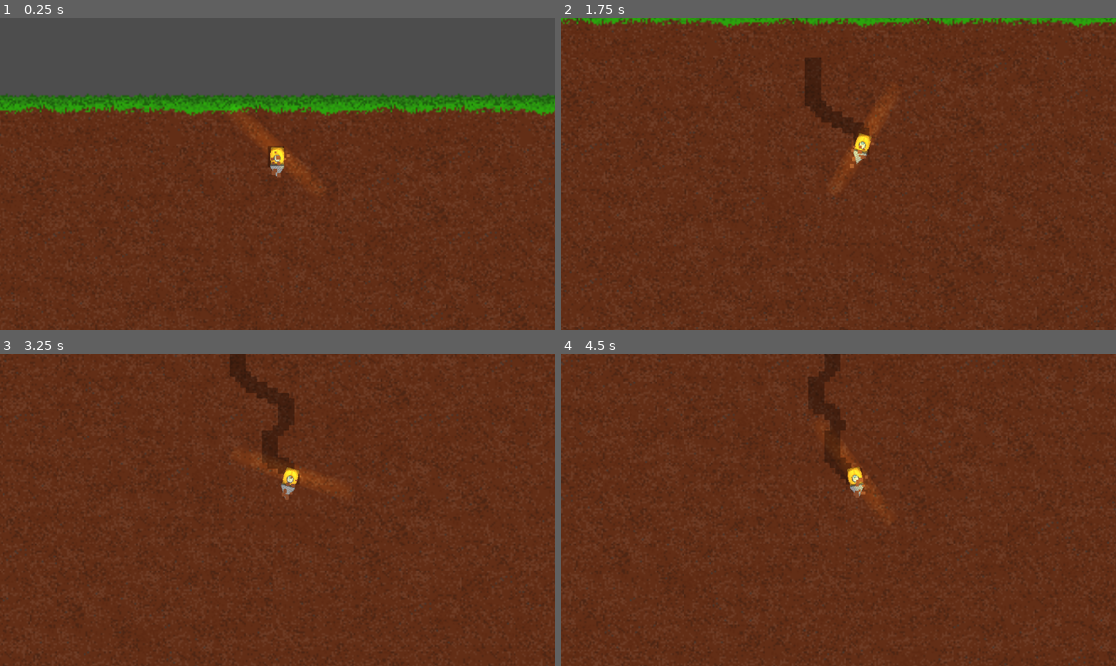
Above: before the commit, frames 1-4 (two rows, left to right).
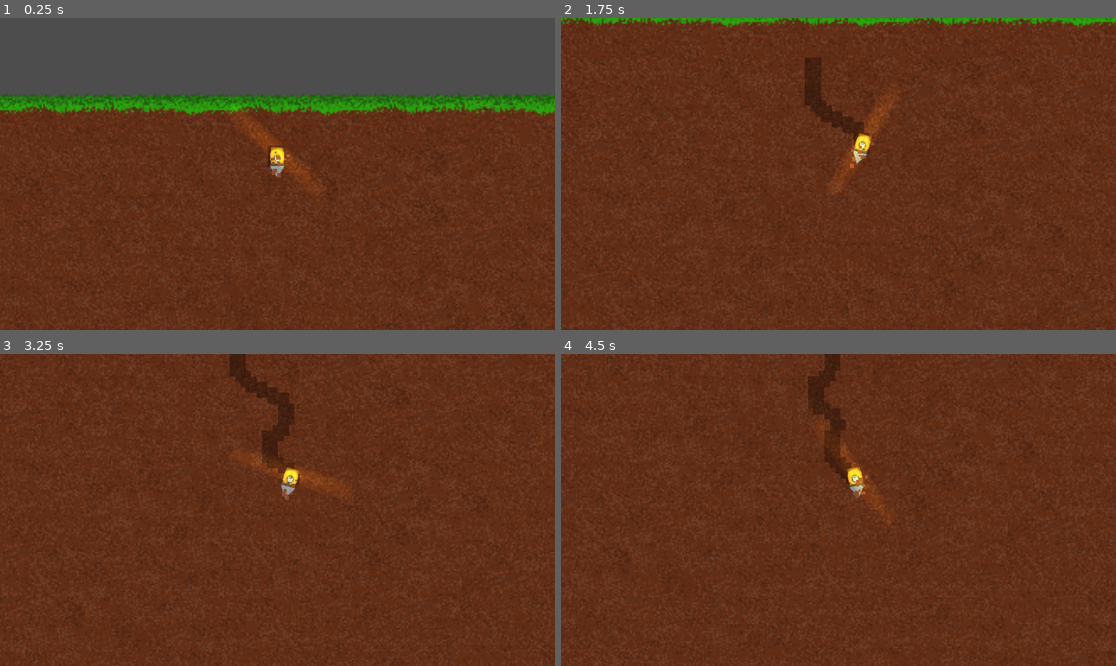
Above: after the commit, the same moments.

Repository: F1ejm/Bratislava_GameJam
Game: Godot game, scene res://Main/Main.tscn
Two runs of this game, one before a commit and one after it. Both use one fixed random seed, a clock stepped at 60 frames per second and the inputs below.
Inputs (mouse positions are in pixels of both pictures, inside the frame that each line leads up to):
- Up to frame 1 (0.25 s): no input
- Up to frame 2 (1.75 s): move the mouse to (960, 158) at 0.52 s; move the mouse to (727, 189) at 1.27 s
- Up to frame 3 (3.25 s): move the mouse to (333, 441) at 2.02 s; move the mouse to (249, 572) at 2.77 s
- Up to frame 4 (4.5 s): move the mouse to (1005, 556) at 3.52 s; move the mouse to (672, 463) at 4.27 s

The runs differ from the first frame. In frame 1, less than 0.1% of the frame differs, in the area x 1-88%, y 28-68%; in frame 2, less than 0.1%; in frame 3, less than 0.1%; in frame 4, less than 0.1%, in the area x 2-98%, y 5-70%.

Commit message:
good job blow job

Diff:
--- a/Main/Main.tscn
+++ b/Main/Main.tscn
@@ -7,6 +7,12 @@
 [ext_resource type="PackedScene" uid="uid://bbnb0dj0jfa7e" path="res://background/back/background.tscn" id="3_amygn"]
 [ext_resource type="PackedScene" uid="uid://yxfr0kw4eqgt" path="res://Main/StoneSpawner.tscn" id="4_ps1la"]
 [ext_resource type="PackedScene" uid="uid://b4xyqh8b3xpph" path="res://UI/upgrade.tscn" id="5_6aewd"]
+[ext_resource type="Texture2D" uid="uid://devg5dioucfib" path="res://grafiki/budynek.png" id="8_h5g1y"]
+[ext_resource type="Texture2D" uid="uid://btt8gfwa2nhbs" path="res://grafiki/dzwig.png" id="9_qd626"]
+[ext_resource type="Texture2D" uid="uid://45d8ie3hfcq6" path="res://grafiki/komin2.png" id="10_6ivxk"]
+[ext_resource type="Texture2D" uid="uid://bmyp4flim8bow" path="res://grafiki/pixil-frame-0_8.png" id="11_6yo1i"]
+[ext_resource type="Texture2D" uid="uid://duu4wvyhme6uk" path="res://grafiki/rampa.png" id="12_lrfe7"]
+[ext_resource type="Texture2D" uid="uid://c27wef3lmgtss" path="res://grafiki/2 domek.png" id="13_r2ac1"]
 
 [node name="Main" type="Node2D" unique_id=2043031081]
 script = ExtResource("1_u2i7p")
@@ -25,6 +31,7 @@
 mark = NodePath("../Miner/Marker2D")
 
 [node name="Miner" parent="." unique_id=543357979 instance=ExtResource("2_83ytx")]
+position = Vector2(1, 1)
 
 [node name="StoneSpawner" parent="Miner" unique_id=870286894 instance=ExtResource("4_ps1la")]
 
@@ -41,3 +48,41 @@
 
 [node name="Upgrade" parent="CanvasLayer" unique_id=592570759 instance=ExtResource("5_6aewd")]
 visible = false
+
+[node name="Budynek" type="Sprite2D" parent="." unique_id=841508329]
+texture_filter = 1
+position = Vector2(-175, -296.00003)
+scale = Vector2(6.805555, 6.805555)
+texture = ExtResource("8_h5g1y")
+
+[node name="Dzwig" type="Sprite2D" parent="." unique_id=94333824]
+texture_filter = 1
+position = Vector2(-287, -395)
+scale = Vector2(5.1749997, 5.1749997)
+texture = ExtResource("9_qd626")
+
+[node name="Komin2" type="Sprite2D" parent="." unique_id=1804534970]
+texture_filter = 1
+position = Vector2(858.9999, -359)
+scale = Vector2(6.5625, 6.5625)
+texture = ExtResource("10_6ivxk")
+
+[node name="PixilFrame08" type="Sprite2D" parent="." unique_id=1800816549]
+texture_filter = 1
+position = Vector2(196, -350)
+scale = Vector2(8.125, 8.125)
+texture = ExtResource("11_6yo1i")
+
+[node name="Rampa" type="Sprite2D" parent="." unique_id=98880928]
+z_index = -1
+texture_filter = 1
+position = Vector2(555, -384.00003)
+scale = Vector2(5.4375, 5.4375)
+texture = ExtResource("12_lrfe7")
+
+[node name="2Domek" type="Sprite2D" parent="." unique_id=1444202637]
+texture_filter = 1
+position = Vector2(350, -283)
+scale = Vector2(5.9888887, 5.9888887)
+texture = ExtResource("13_r2ac1")
+flip_h = true
Binary file added: grafiki/2 domek.png
Not shown, added: grafiki/2 domek.png.import
